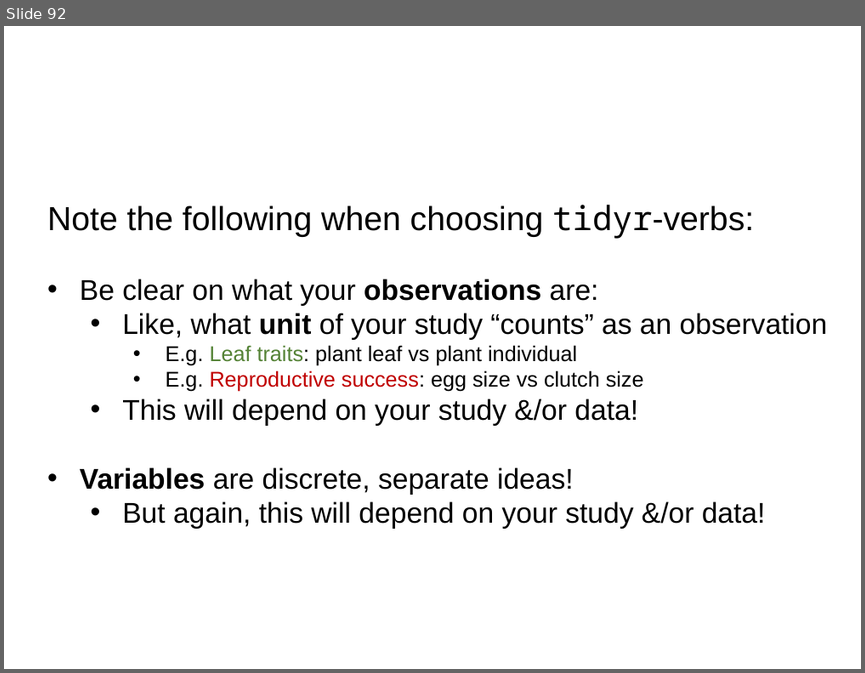
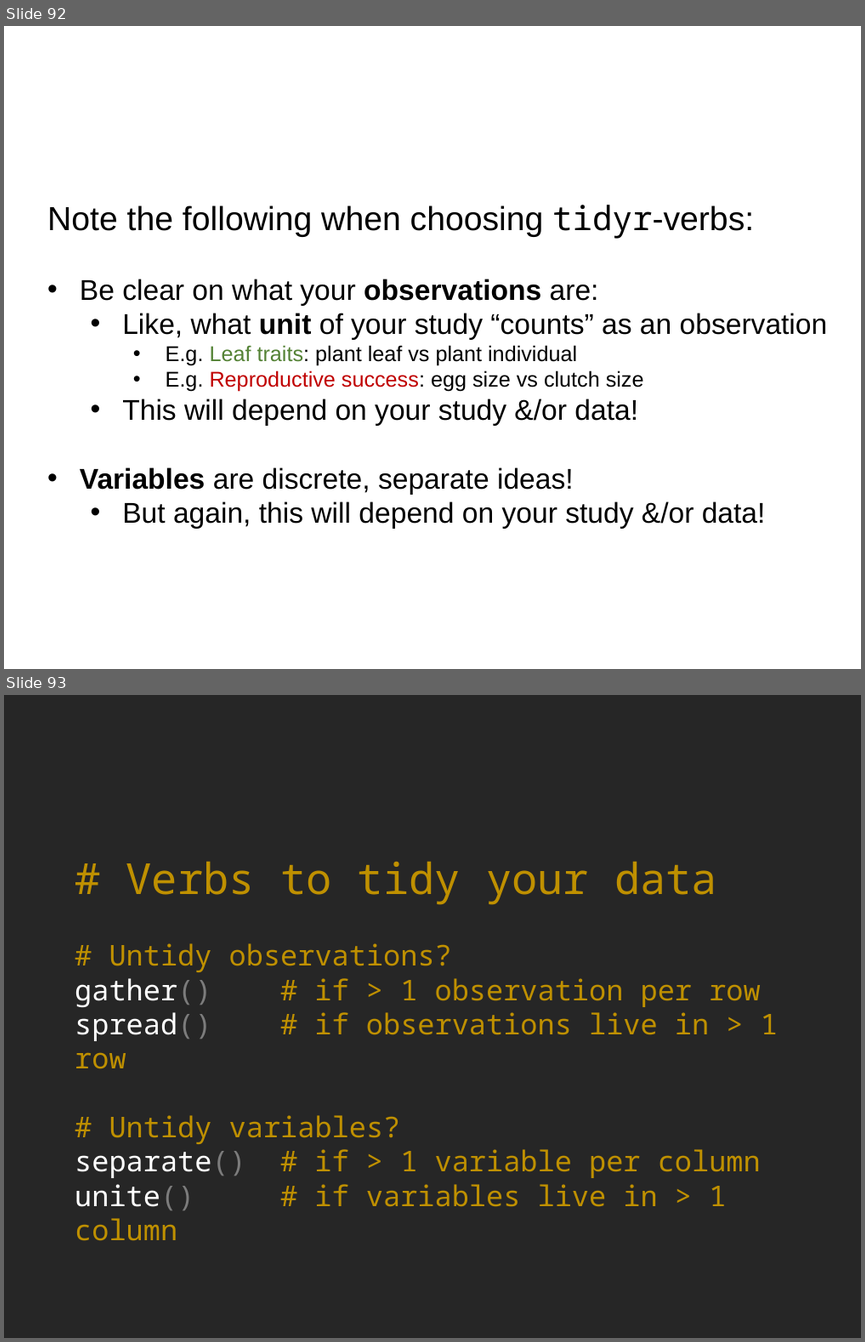
Before and after one commit to rvanmazijk/BioSci-tidyverse-workshop, a slide deck: slides-and-notes/day-1-slides.pptx. Shown one above the other, each under a label of ours: slide 92 before the commit, slides 92 and 93 after it. The pictures are 865x673 and 865x1342 pixels, drawn with LibreOffice and Linux fonts; fonts in the diff are those of the drawing. Boxes give left, top, right and bottom in pixels: in the first picture for what was removed or moved away, otherwise in the second. Text is boxed around its words. In the diff, an @@ line names an element or a change of style, - is before the commit and + after.

```diff
--- a/slides-and-notes/day-1-slides.pptx
+++ b/slides-and-notes/day-1-slides.pptx
@@ slide 93 added at (x1=4, y1=695, x2=861, y2=1338), background #262626 @@
@@ text added at (x1=75, y1=861, x2=778, y2=1241), 24 pt, text #BF9000 @@
+# Verbs to tidy your data
+# Untidy observations?
+gather() # if > 1 observation per row
+spread() # if observations live in > 1 row
+# Untidy variables?
+separate() # if > 1 variable per column
+unite() # if variables live in > 1 column
```
Also in this commit, not shown: 21 other slides added, 1 other file.
